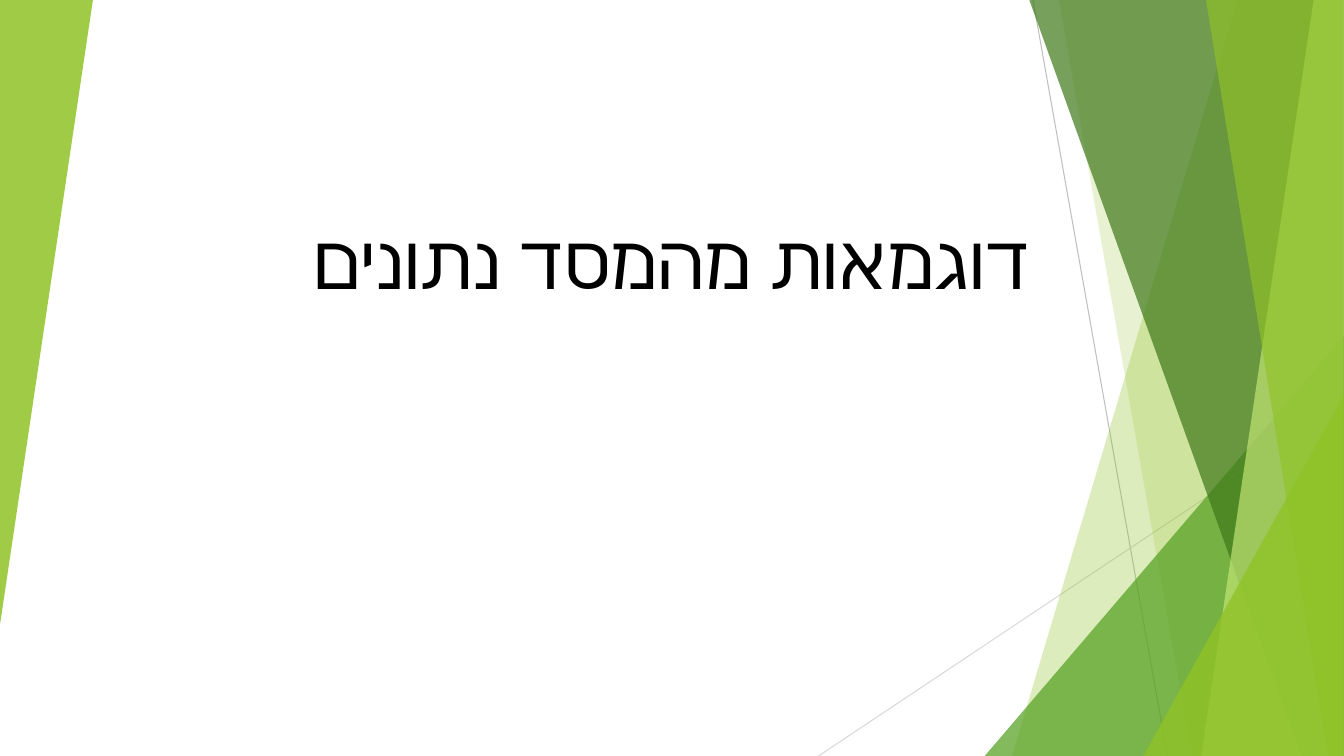
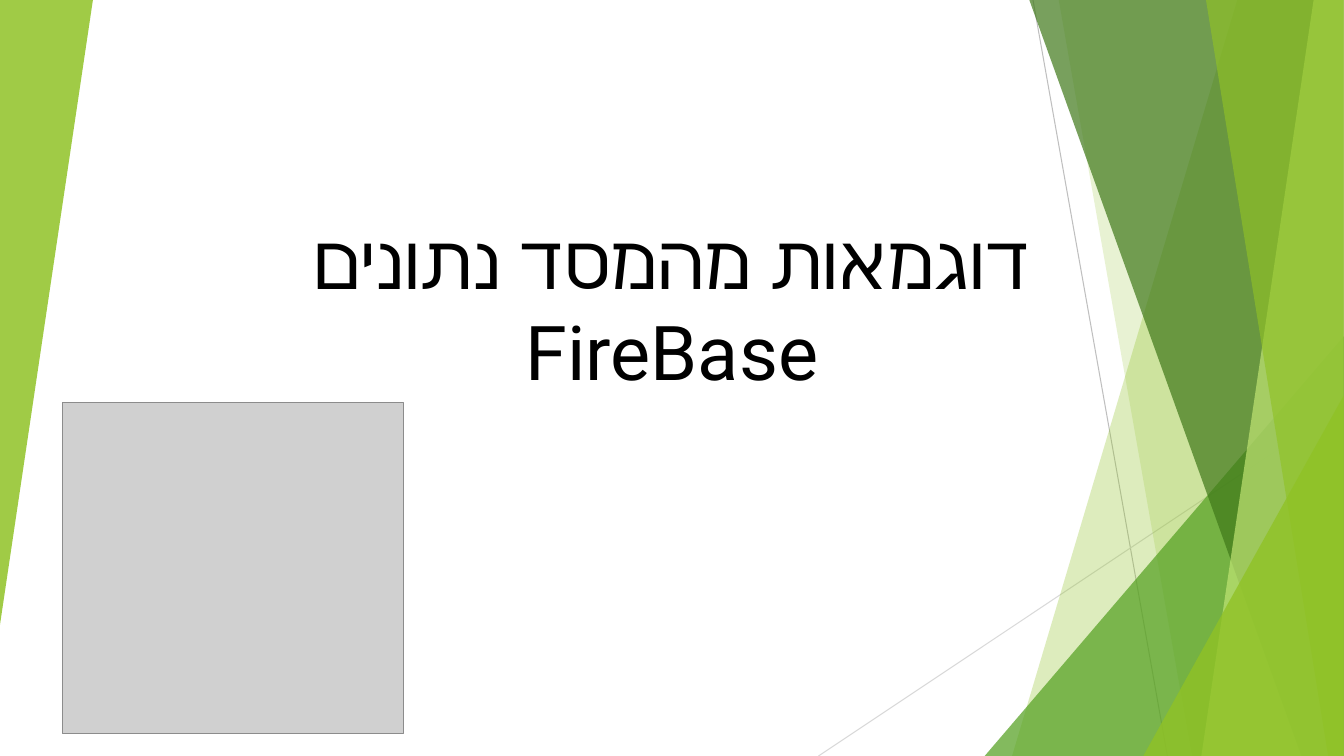
Before and after one commit to talgro/Appckathon, a slide deck: slide 22 of מצגת האקתון.pptx (slide 20 before the commit). Drawn at 1344x756 pixels with LibreOffice and Linux fonts; fonts in the diff are those of the drawing; grey boxes stand for pictures. Boxes give left, top, right and bottom in pixels: in the first picture for what was removed or moved away, otherwise in the second. Text is boxed around its words. In the diff, an @@ line names an element or a change of style, - is before the commit and + after.

```diff
--- a/מצגת האקתון.pptx
+++ b/מצגת האקתון.pptx
@@ text at (526, 325, 818, 381): paragraph added @@
+FireBase
@@ picture added at (63, 402, 403, 734) @@
```
Also in this commit, not shown: 5 other slides changed, 2 slides added.
